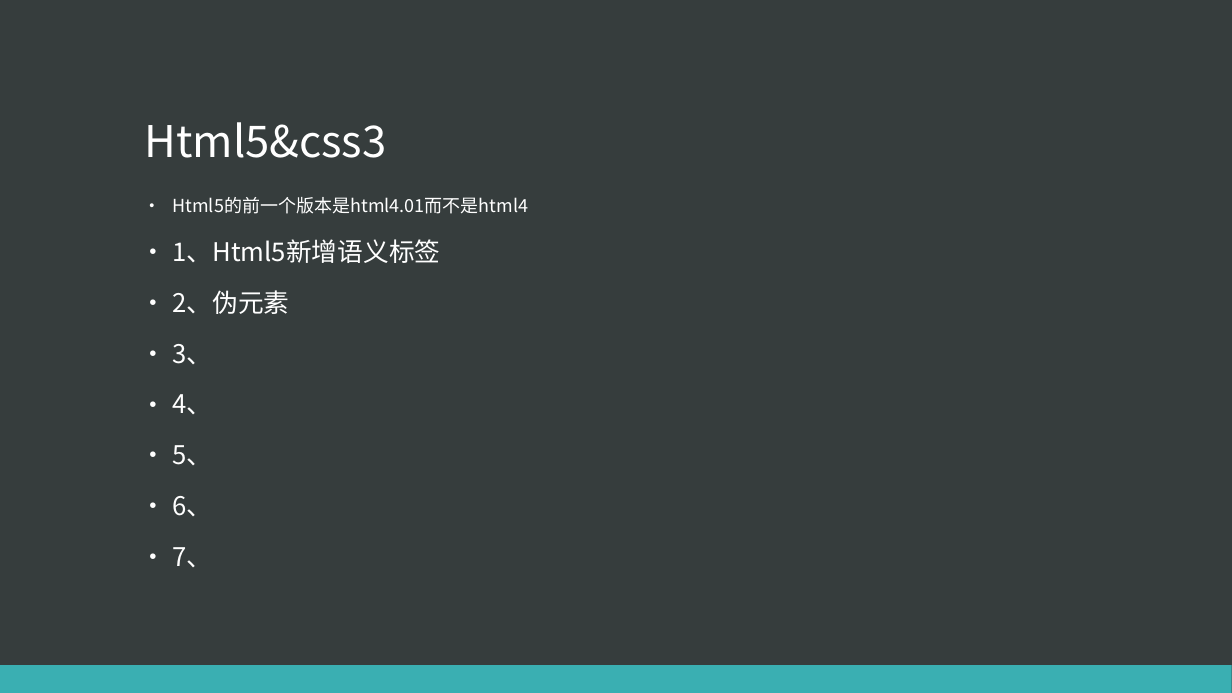
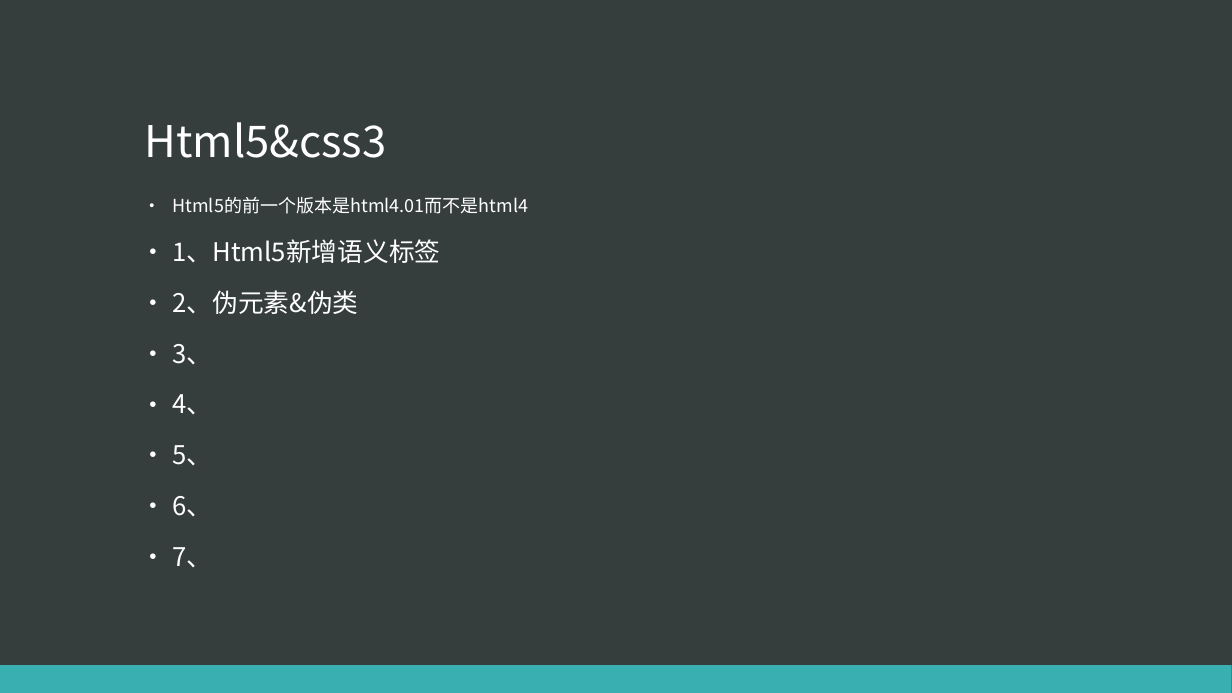
Before and after one commit to eventao/courseware, a slide deck: slide 2 of 静态布局2016-11-28.pptx. Drawn at 1232x693 pixels with LibreOffice and Linux fonts; fonts in the diff are those of the drawing. Boxes give left, top, right and bottom in pixels: in the first picture for what was removed or moved away, otherwise in the second. Text is boxed around its words. In the diff, an @@ line names an element or a change of style, - is before the commit and + after.

```diff
--- a/静态布局2016-11-28.pptx
+++ b/静态布局2016-11-28.pptx
@@ text at (172,290,358,314): text changed @@
-• 2、伪元素
+• 2、伪元素&伪类
```
Also in this commit, not shown: 2 other slides changed, 1 slide added, 1 other file.
